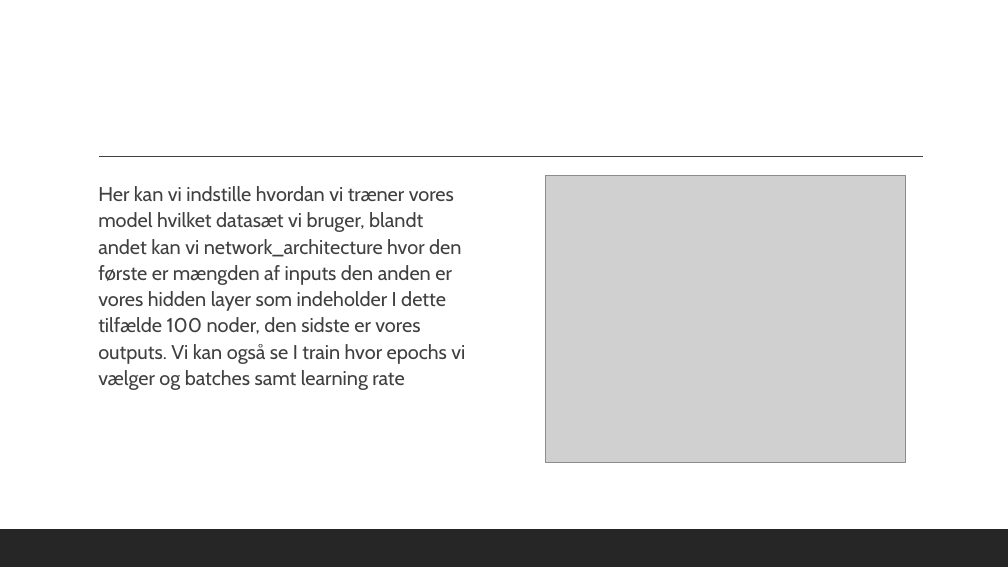
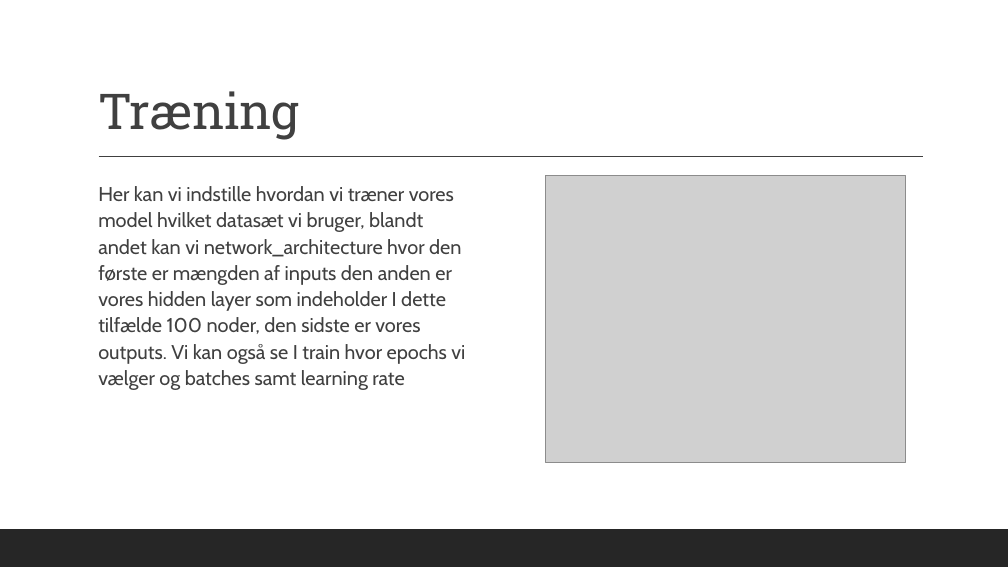
Before and after one commit to stef663k/H4Personlig, a slide deck: slide 5 of ML/CaseOpgave/Machine learning.pptx. Drawn at 1008x567 pixels with LibreOffice and Linux fonts; fonts in the diff are those of the drawing; grey boxes stand for pictures. Boxes give left, top, right and bottom in pixels: in the first picture for what was removed or moved away, otherwise in the second. Text is boxed around its words. In the diff, an @@ line names an element or a change of style, - is before the commit and + after.

```diff
--- a/ML/CaseOpgave/Machine learning.pptx
+++ b/ML/CaseOpgave/Machine learning.pptx
@@ title added at [98,91,299,140], 47 pt, text #404040 @@
+Træning
```
Also in this commit, not shown: 1 other slide changed, 4 other files.
